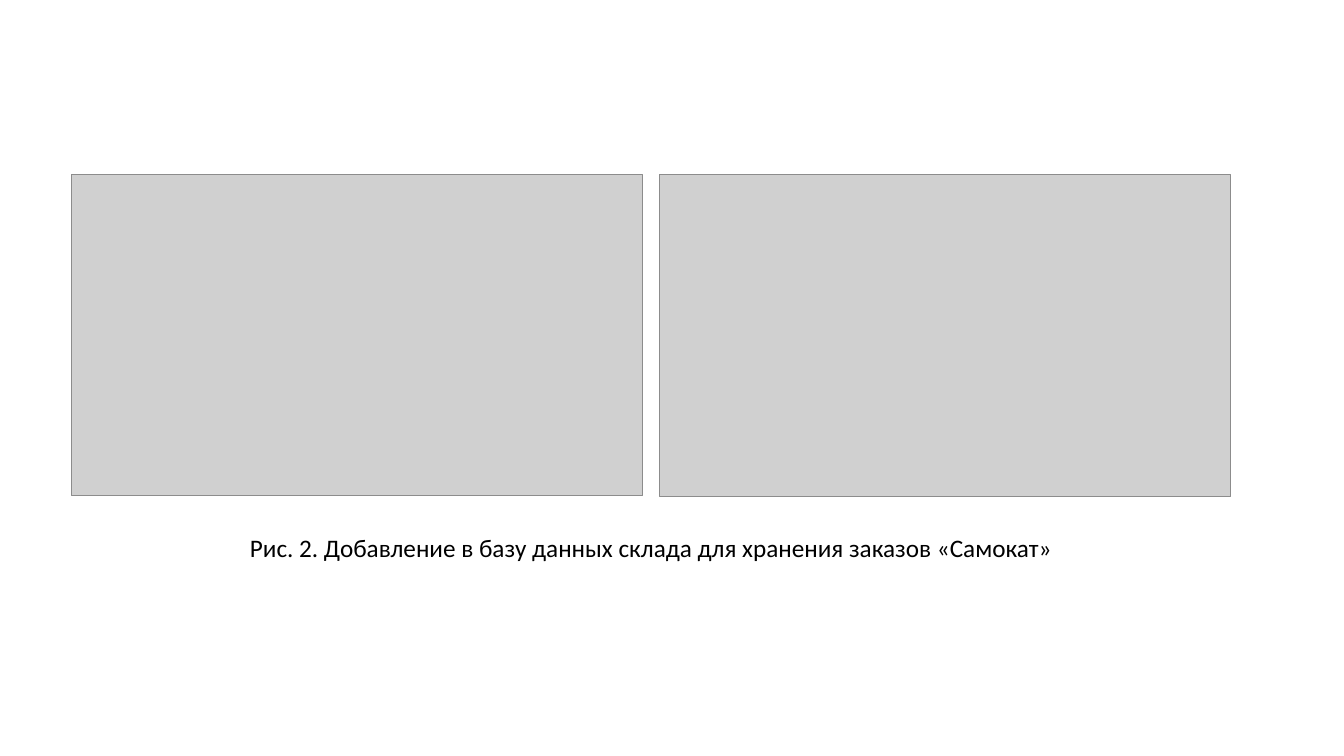
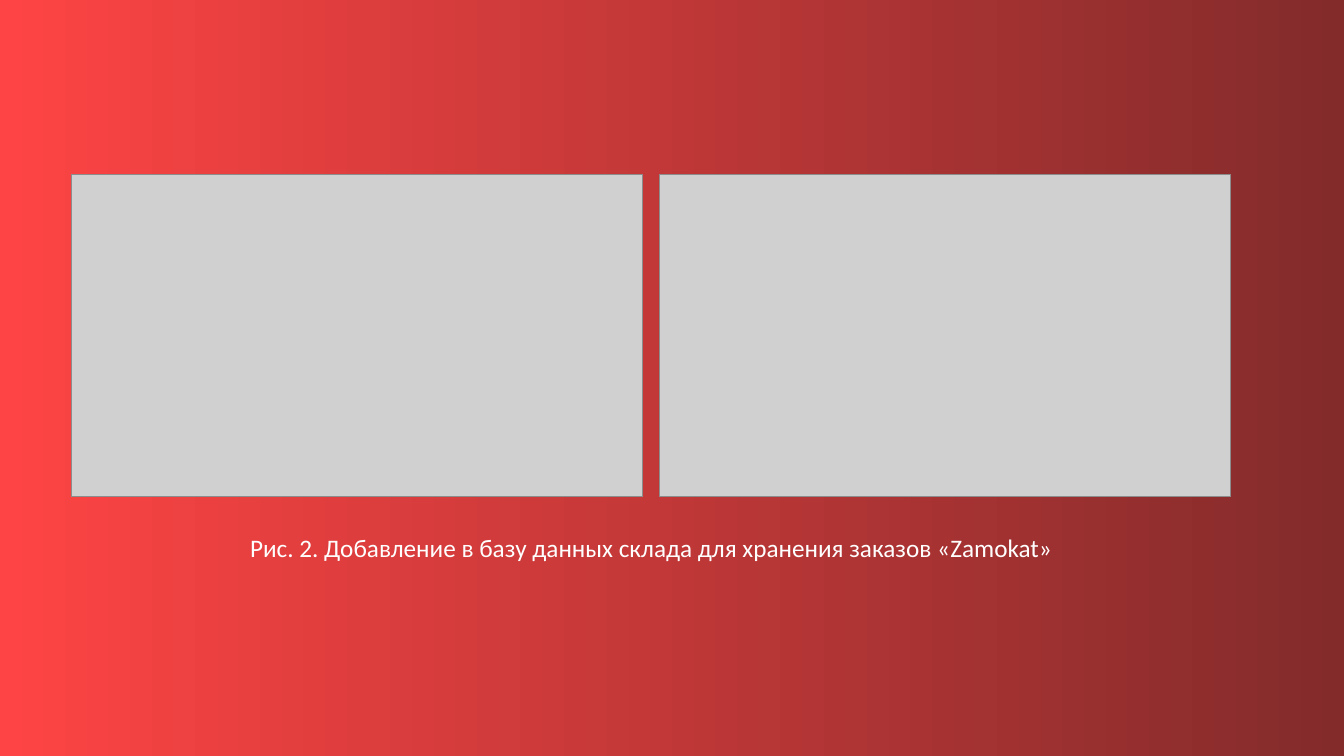
Before and after one commit to artemnaplavkov/Samokat_Website, a slide deck: slide 7 of Проект самокат bruh.pptx. Drawn at 1344x756 pixels with LibreOffice and Linux fonts; fonts in the diff are those of the drawing; grey boxes stand for pictures. Boxes give left, top, right and bottom in pixels: in the first picture for what was removed or moved away, otherwise in the second. Text is boxed around its words. In the diff, an @@ line names an element or a change of style, - is before the commit and + after.

```diff
--- a/Проект самокат bruh.pptx
+++ b/Проект самокат bruh.pptx
@@ background #FFFFFF to gradient #FE4444 to #832B2B @@
@@ text at bbox=[250, 539, 1052, 561]: text changed; text colour #000000 to #FFFFFF @@
-Рис. 2. Добавление в базу данных склада для хранения заказов «Самокат»
+Рис. 2. Добавление в базу данных склада для хранения заказов «Zamokat»
```
Also in this commit, not shown: 11 other slides changed.
